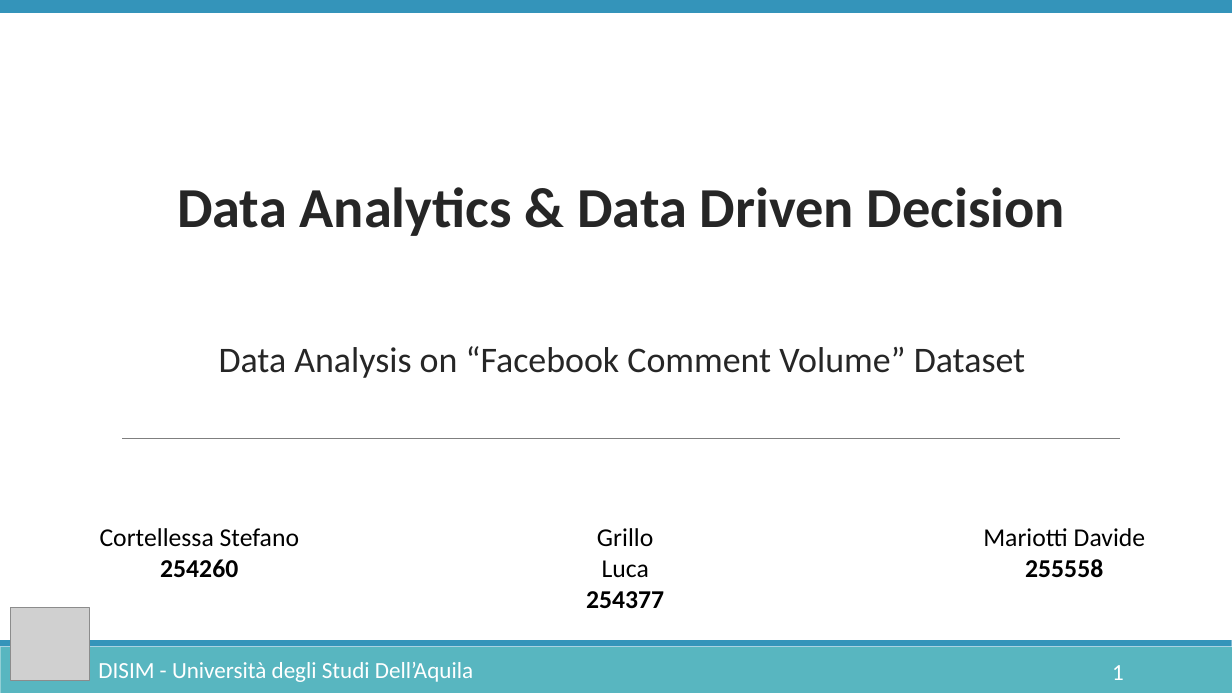
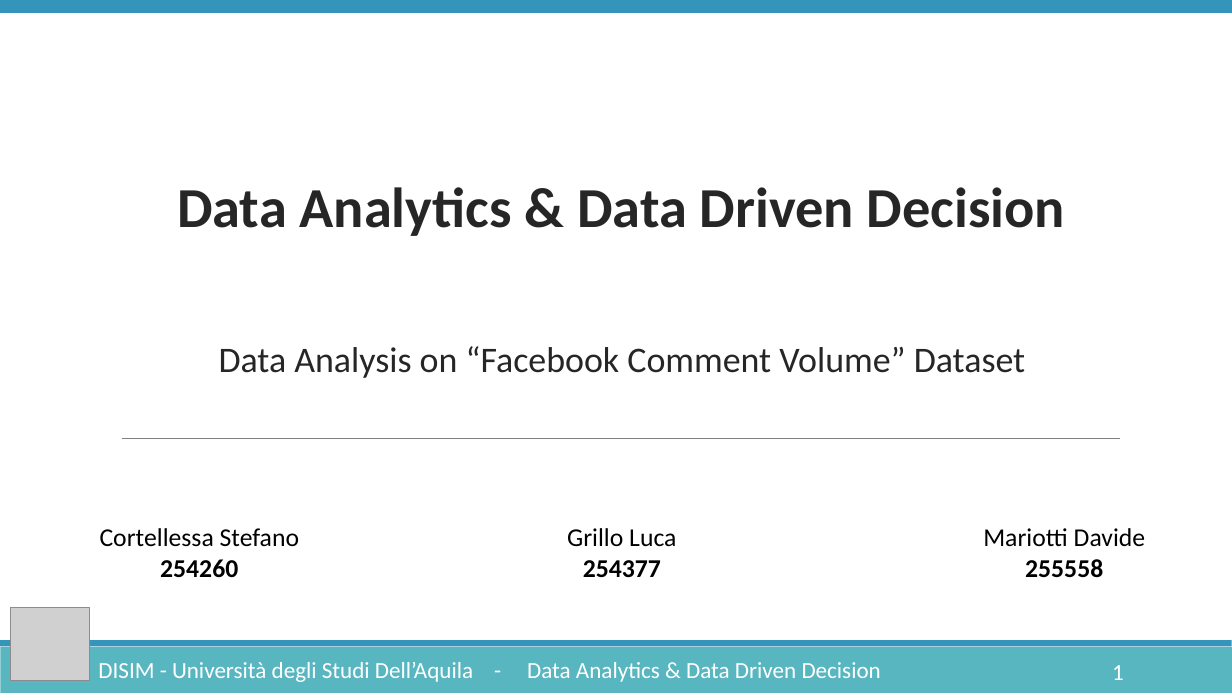
Before and after one commit to Lucgril/Data_Analytics, a slide deck: slide 1 of Documentation/DataAnalytics.pptx. Drawn at 1232x693 pixels with LibreOffice and Linux fonts; fonts in the diff are those of the drawing; grey boxes stand for pictures. Boxes give left, top, right and bottom in pixels: in the first picture for what was removed or moved away, otherwise in the second. Text is boxed around its words. In the diff, an @@ line names an element or a change of style, - is before the commit and + after.

```diff
--- a/Documentation/DataAnalytics.pptx
+++ b/Documentation/DataAnalytics.pptx
@@ text "Grillo Luca" rewrapped from bbox=[586, 528, 664, 608] to bbox=[567, 528, 676, 577] @@
@@ text at bbox=[98, 662, 881, 682]: text changed @@
-DISIM - Università degli Studi Dell’Aquila
+DISIM - Università degli Studi Dell’Aquila - Data Analytics & Data Driven Decision
```
Also in this commit, not shown: 10 other slides changed, 5 slides added, 1 slide removed.
